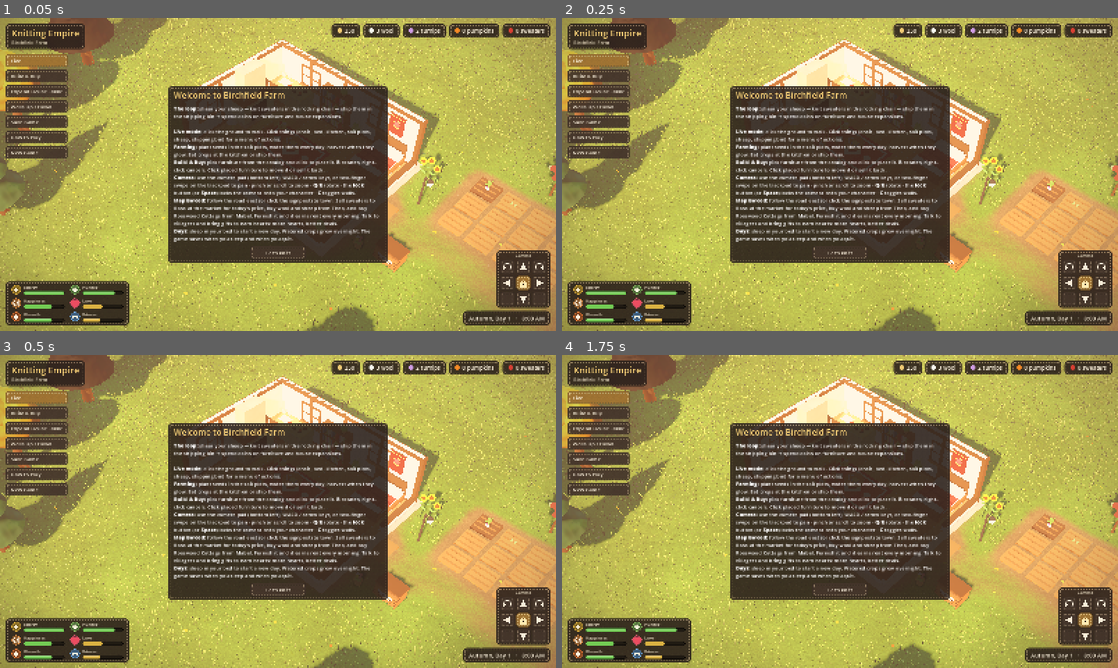
Above: before the commit, frames 1-4 (two rows, left to right).
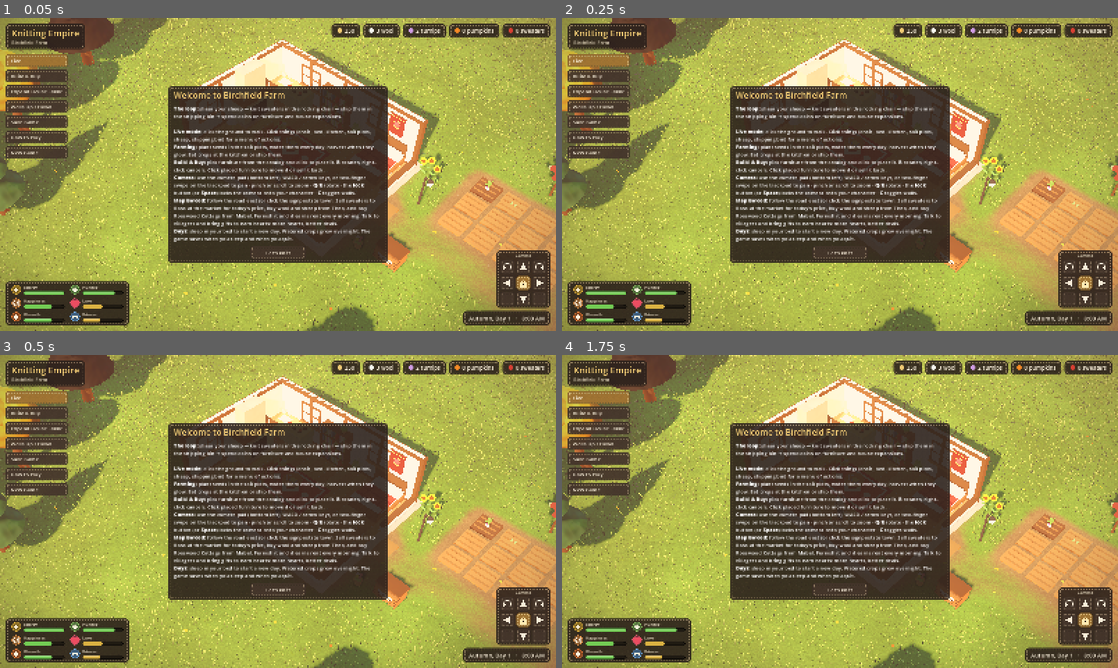
Above: after the commit, the same moments.

Repository: alexxtronic/knitting-empire
Game: Godot game, scene res://main.tscn
The game is run twice, just before and just after one commit, with the same random seed, the same clock (stepped at 60 frames per second) and the same inputs.
Inputs:
- Up to frame 1 (0.05 s): no input
- Up to frame 2 (0.25 s): no input
- Up to frame 3 (0.5 s): no input
- Up to frame 4 (1.75 s): click "New Game" at 0.5 s; click "New Game" at 1.25 s

The runs differ from the first frame. In frame 1, 0.5% of the frame differs, in the area x 6-81%, y 0-60%; in frame 2, 0.4%; in frame 3, 0.5%; in frame 4, 0.5%, in the area x 6-80%, y 0-58%.

Commit message:
Volumetric haze only in rain and at dawn/dusk; lighter distance fog
Co-Authored-By: Claude Opus 5.5 <noreply@anthropic.com>

Diff:
--- a/scripts/main.gd
+++ b/scripts/main.gd
@@ -342,8 +342,10 @@
 	sky_mat.set_shader_parameter("cloud_shade", Color(0.62, 0.6, 0.7).lerp(Color(0.4, 0.42, 0.48), rain))
 	_cloud_drift += Vector2(0.82, 0.57) * get_process_delta_time() * (0.012 + 0.02 * rain)
 	sky_mat.set_shader_parameter("cloud_offset", _cloud_drift)
-	env.fog_density = 0.0035 + 0.0055 * rain
-	env.volumetric_fog_density = 0.0012 + 0.01 * rain + 0.004 * warm * dl
+	env.fog_density = 0.002 + 0.0065 * rain
+	# haze only when it earns its keep: rain, and low sun at dawn and dusk (sunbeams)
+	env.volumetric_fog_density = 0.01 * rain + 0.004 * warm * warm * dl
+	env.volumetric_fog_enabled = env.volumetric_fog_density > 0.0006
 	env.volumetric_fog_albedo = Color(0.9, 0.9, 0.95).lerp(horizon, 0.3)
 	env.adjustment_saturation = 1.1 - 0.3 * rain
 	if World.foliage_mat:
